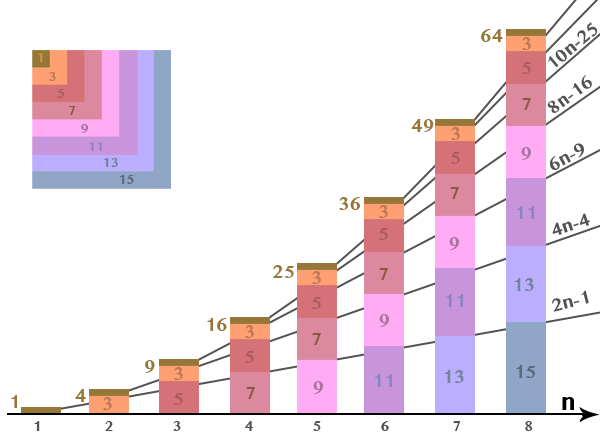
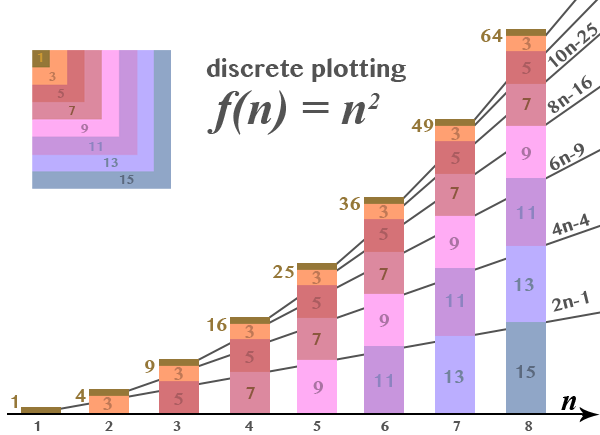
Two versions of the same layered image (600px x 435px). Layer-by-layer changes:
painted on "n" over [561, 396, 576, 410]
added layer "2" above "discrete plotting" over [368, 93, 380, 109]
added layer "discrete plotting" above "f(n) = n" over [206, 58, 406, 82]
added layer "f(n) = n" above "1 2 3 4" over [207, 90, 366, 135]
